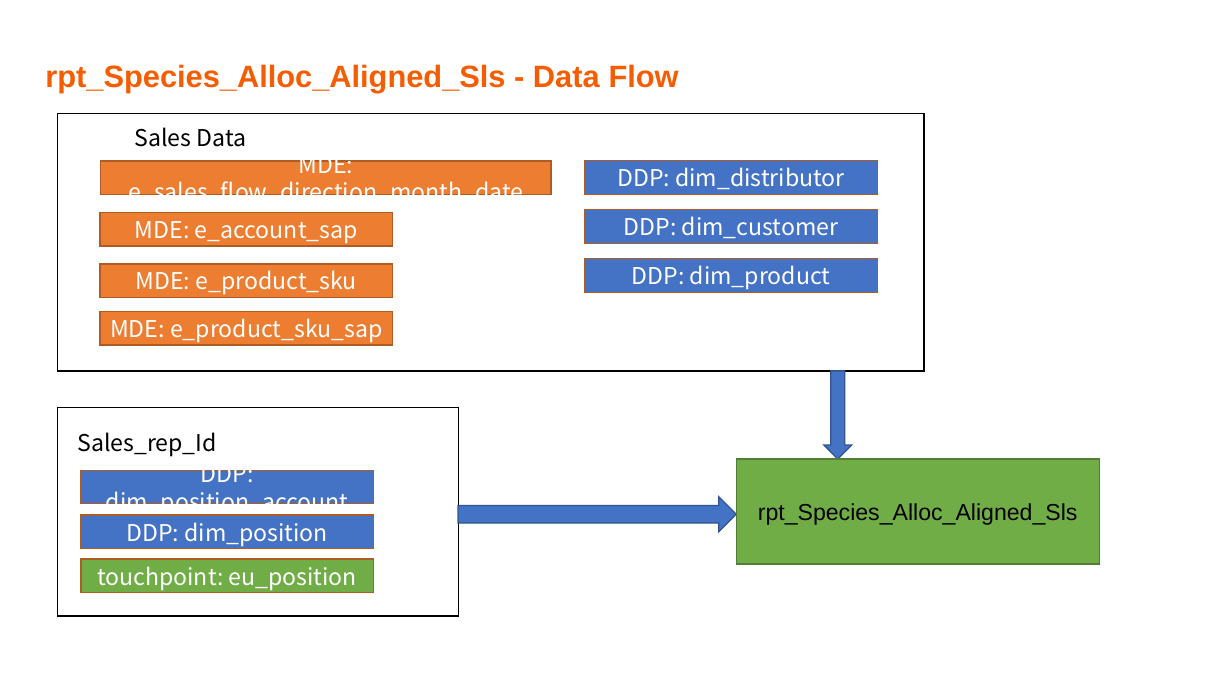
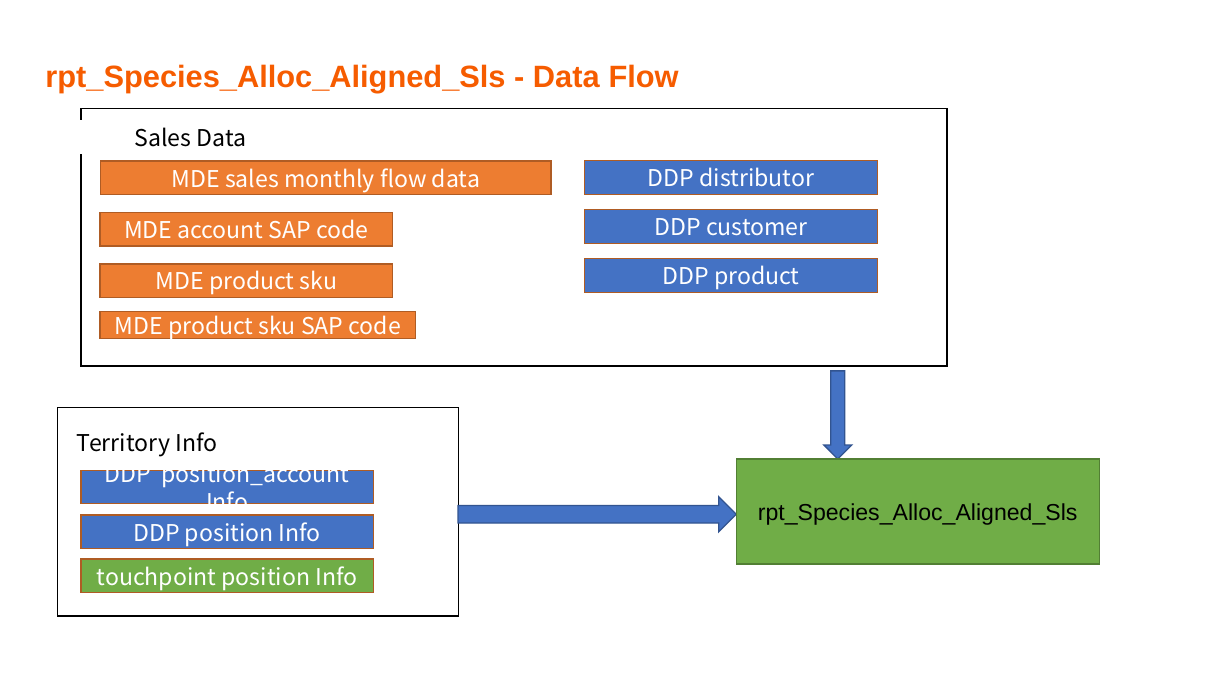
Before and after one commit to Ben202309141505/Documents, a slide deck: slide 24 of NGSE docs/NGSE China - Data Readiness Report_20231226_V0.1.pptx (slide 23 before the commit). Drawn at 1232x693 pixels with LibreOffice and Linux fonts; fonts in the diff are those of the drawing; background and template pictures are left out. Boxes give left, top, right and bottom in pixels: in the first picture for what was removed or moved away, otherwise in the second. Text is boxed around its words. In the diff, an @@ line names an element or a change of style, - is before the commit and + after.

```diff
--- a/NGSE docs/NGSE China - Data Readiness Report_20231226_V0.1.pptx
+++ b/NGSE docs/NGSE China - Data Readiness Report_20231226_V0.1.pptx
@@ rectangle: place and size @@
-rectangle at bbox=[57, 114, 924, 372]
+rectangle at bbox=[81, 109, 948, 367]
@@ text in rectangle at bbox=[172, 168, 480, 192]: text changed @@
-MDE: e_sales_flow_direction_month_date
+MDE sales monthly flow data
@@ text in rectangle at bbox=[648, 167, 815, 187]: text changed @@
-DDP: dim_distributor
+DDP distributor
@@ text in rectangle at bbox=[124, 219, 368, 239]: text changed @@
-MDE: e_account_sap
+MDE account SAP code
@@ text in rectangle at bbox=[655, 218, 808, 236]: text changed @@
-DDP: dim_customer
+DDP customer
@@ text in rectangle at bbox=[663, 265, 800, 290]: text changed @@
-DDP: dim_product
+DDP product
@@ text in rectangle at bbox=[156, 270, 337, 295]: text changed @@
-MDE: e_product_sku
+MDE product sku
@@ rectangle "MDE product sku SAP code": place and size @@
-rectangle "MDE product sku SAP code" at bbox=[100, 311, 393, 345]
+rectangle "MDE product sku SAP code" at bbox=[100, 311, 416, 338]
@@ text in rectangle at bbox=[115, 311, 401, 340]: text changed @@
-MDE: e_product_sku_sap
+MDE product sku SAP code
@@ text in rectangle at bbox=[77, 432, 217, 457]: text changed @@
-Sales_rep_Id
+Territory Info
@@ text in rectangle at bbox=[105, 459, 350, 515]: text changed @@
-DDP: dim_position_account
+DDP position_account Info
@@ text in rectangle at bbox=[133, 522, 321, 546]: text changed @@
-DDP: dim_position
+DDP position Info
@@ text in rectangle at bbox=[97, 566, 357, 590]: text changed @@
-touchpoint: eu_position
+touchpoint position Info
```
Also in this commit, not shown: 7 other slides changed, 1 slide added.
